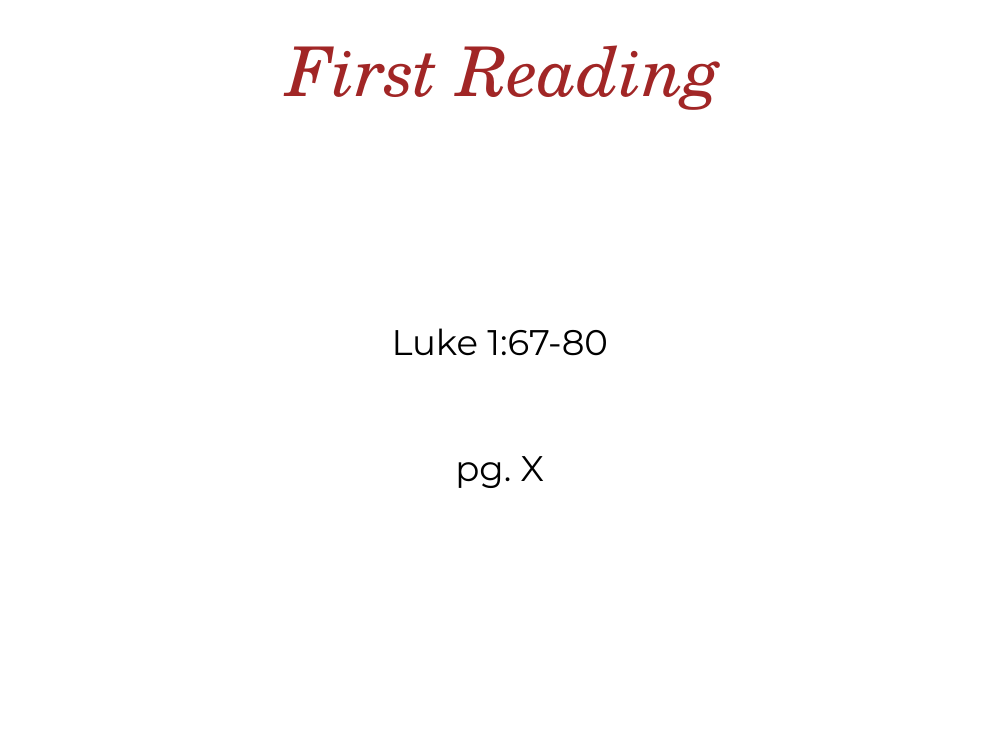
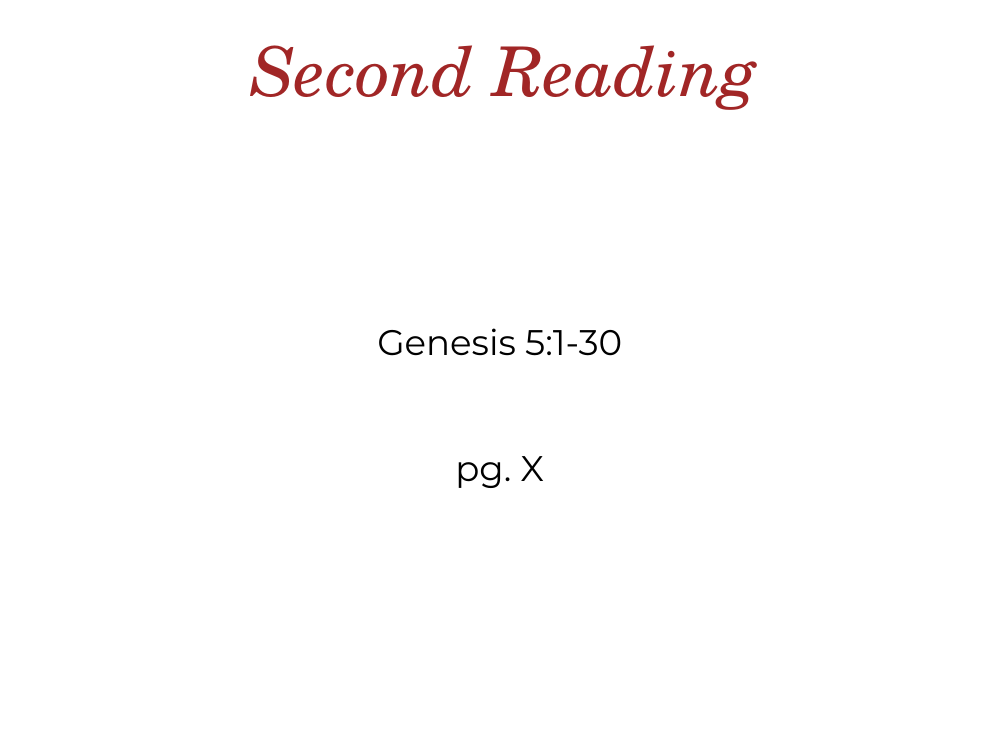
Before and after one commit to alastairherd/Church_Powerpoint_Maker, a slide deck: slide 20 of example_from_template.pptx. Drawn at 1008x756 pixels with LibreOffice and Linux fonts; fonts in the diff are those of the drawing; background and template pictures are left out. Boxes give left, top, right and bottom in pixels: in the first picture for what was removed or moved away, otherwise in the second. Text is boxed around its words. In the diff, an @@ line names an element or a change of style, - is before the commit and + after.

```diff
--- a/example_from_template.pptx
+++ b/example_from_template.pptx
@@ title at bbox=[250, 45, 758, 110]: text changed @@
-First Reading
+Second Reading
@@ text at bbox=[377, 328, 622, 356]: text changed @@
-Luke 1:67-80
+Genesis 5:1-30
```
Also in this commit, not shown: 8 other slides changed, 8 slides added, 13 slides removed.
